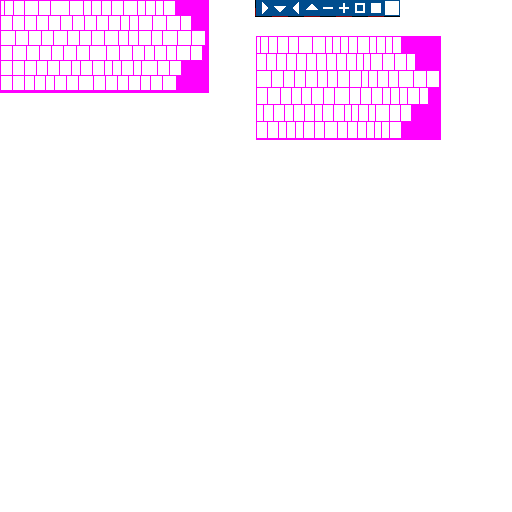
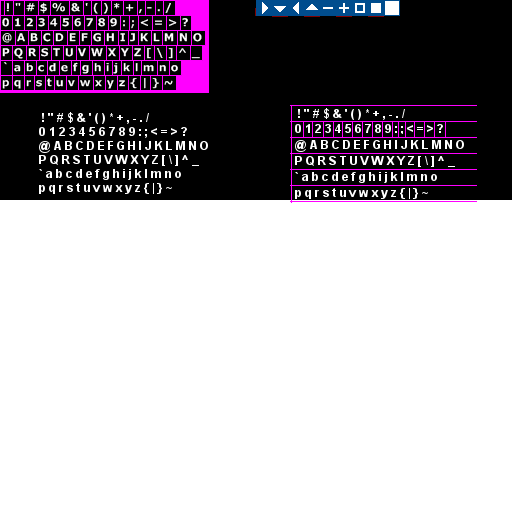
Layers edited between the first and the second (512, 512) image:
added layer "Ebene #9" above "! ' # $ & ' ( ) * + , - . / ... #1" over 290, 105, 477, 203
added layer "! ' # $ & ' ( ) * + , - . / ... #1" above "! ' # $ & ' ( ) * + , - . / ..." over 295, 108, 464, 199
added layer "! ' # $ & ' ( ) * + , - . / ..." above "Ebene #8" over 39, 112, 208, 194
painted on "Ebene #7" over 256, 36, 441, 140
added layer "Ebene #5" over 0, 0, 512, 203
